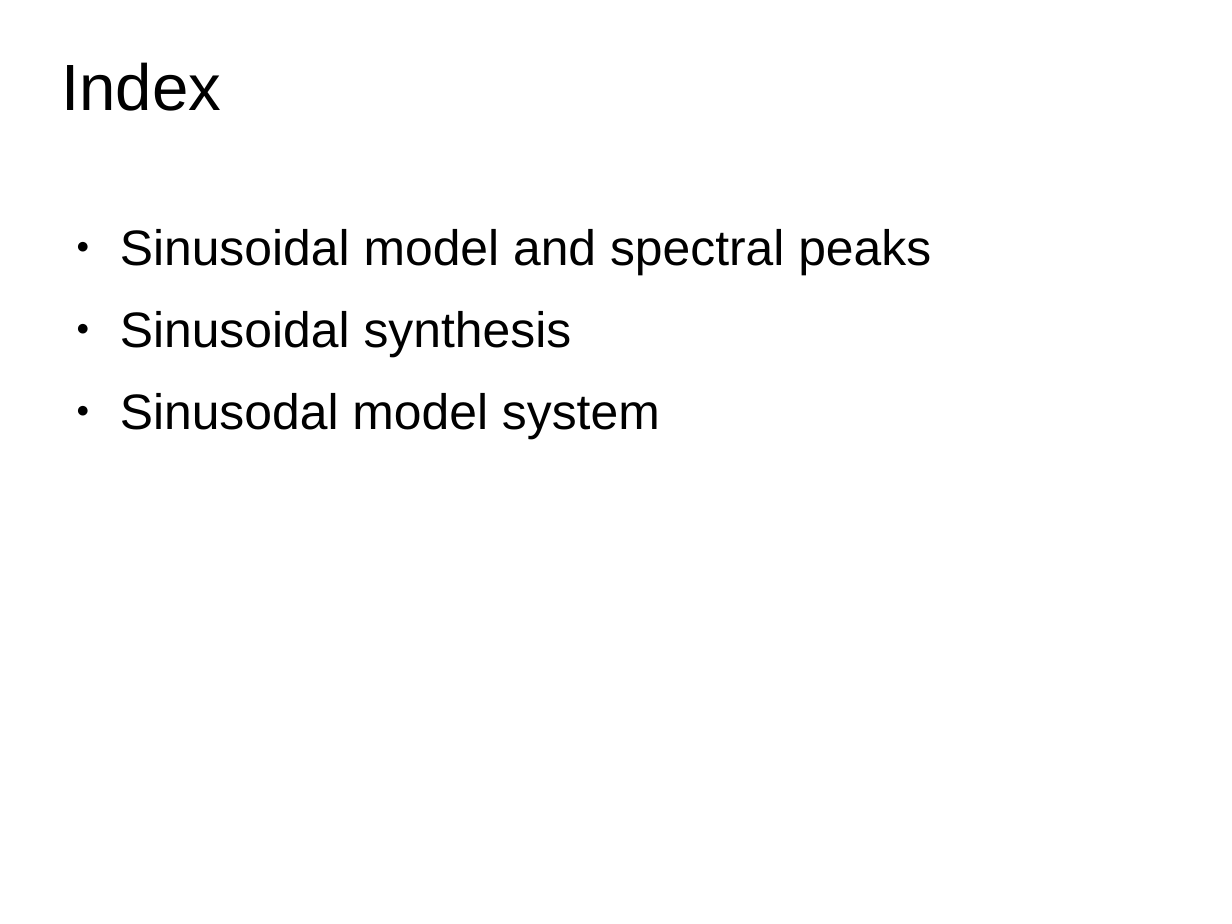
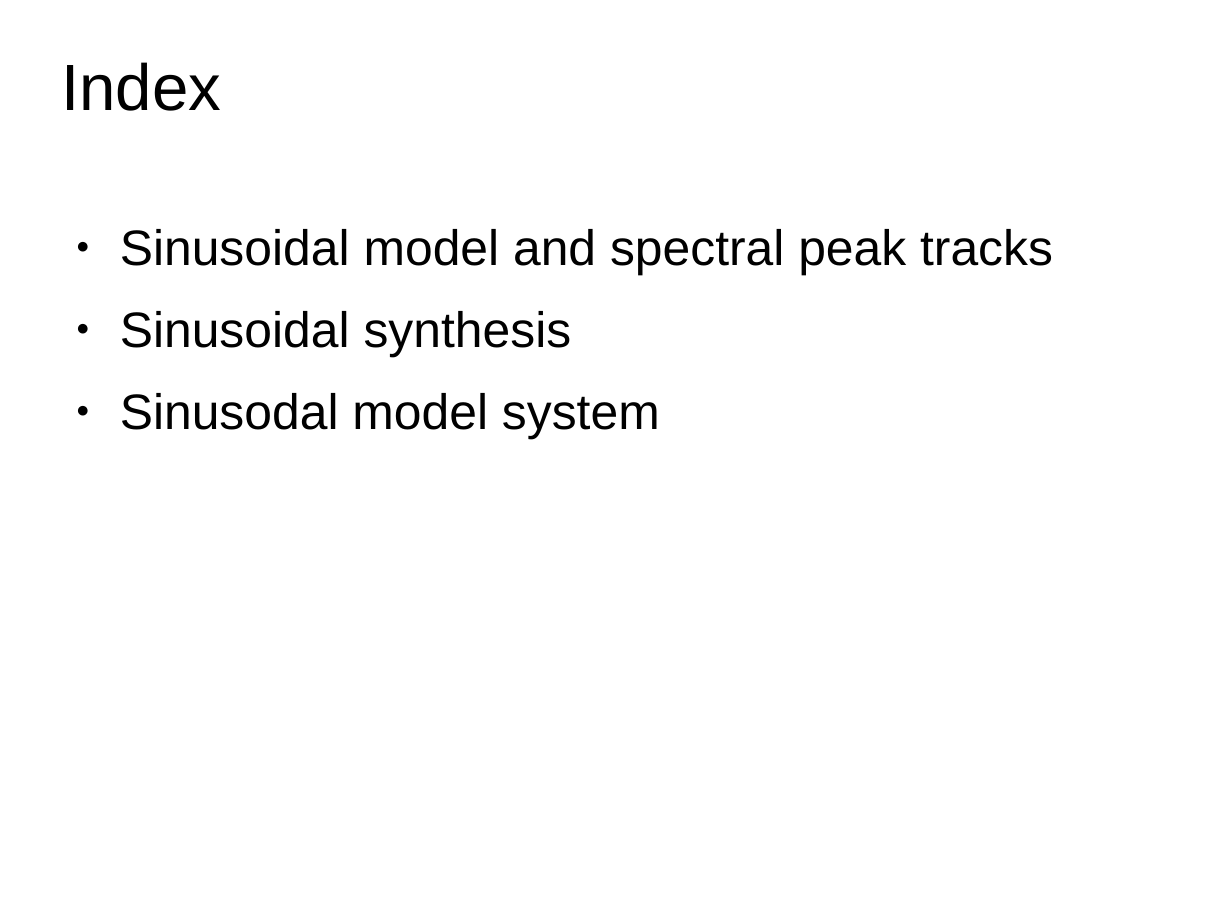
Before and after one commit to MTG/sms-tools, a slide deck: slide 2 of lectures/5-Sinusoidal-model/Sinusoidal-Model-2.odp. Drawn at 1232x924 pixels with LibreOffice and Linux fonts; fonts in the diff are those of the drawing. Boxes give left, top, right and bottom in pixels: in the first picture for what was removed or moved away, otherwise in the second. Text is boxed around its words. In the diff, an @@ line names an element or a change of style, - is before the commit and + after.

```diff
--- a/lectures/5-Sinusoidal-model/Sinusoidal-Model-2.odp
+++ b/lectures/5-Sinusoidal-model/Sinusoidal-Model-2.odp
@@ text at (x1=120, y1=229, x2=1053, y2=276): text changed @@
-● Sinusoidal model and spectral peaks
+● Sinusoidal model and spectral peak tracks
```
Also in this commit, not shown: 3 other slides changed, 35 other files.
